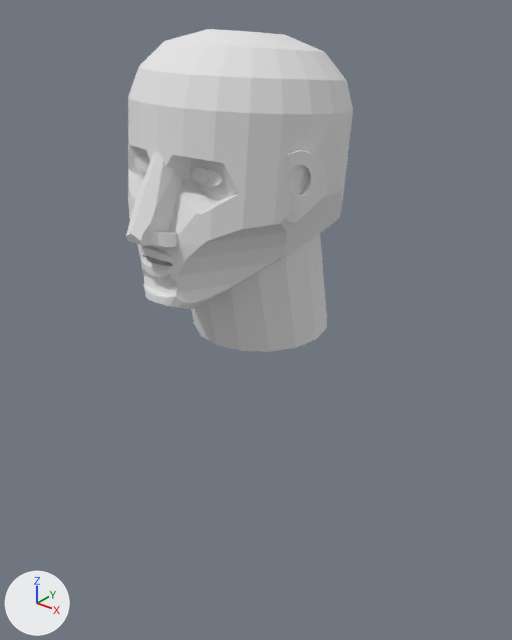
An edit to the Blender file objsrc/face.blend, drawn before and after from the same camera.
Before and after are seen from a camera (50 mm lens) standing at (209.0, -283.0, 100.0) and looking at (48.0, -82.0, -25.0). Every picture has the same lights, and +X, +Y and +Z are marked at lower left.

In view in the first picture: 'head'.
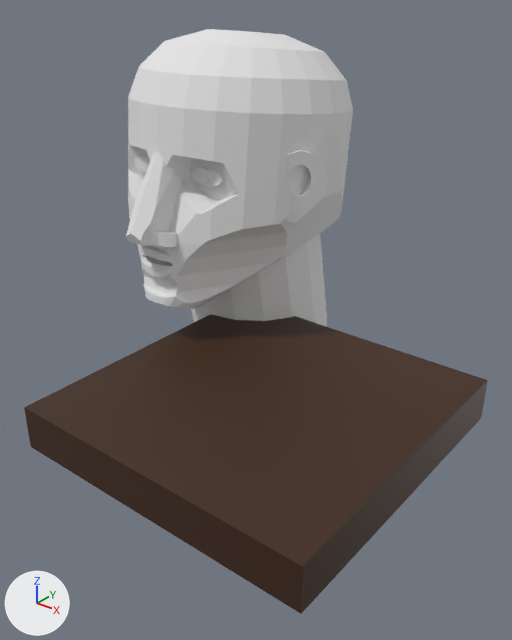
Location of each change, [x1, y1, x2, y2] in pixels of the pictures (512 x 640 px):
```json
{"object": "floor near door", "change": "shown", "after": [24, 314, 488, 614], "on screen": "brown"}
```

Edits to the scene script, one JSON object a line:
```json
{"op": "remove", "block": "ob_floor_near_door", "code": "ob_floor_near_door.hide_set(True)"}
```
